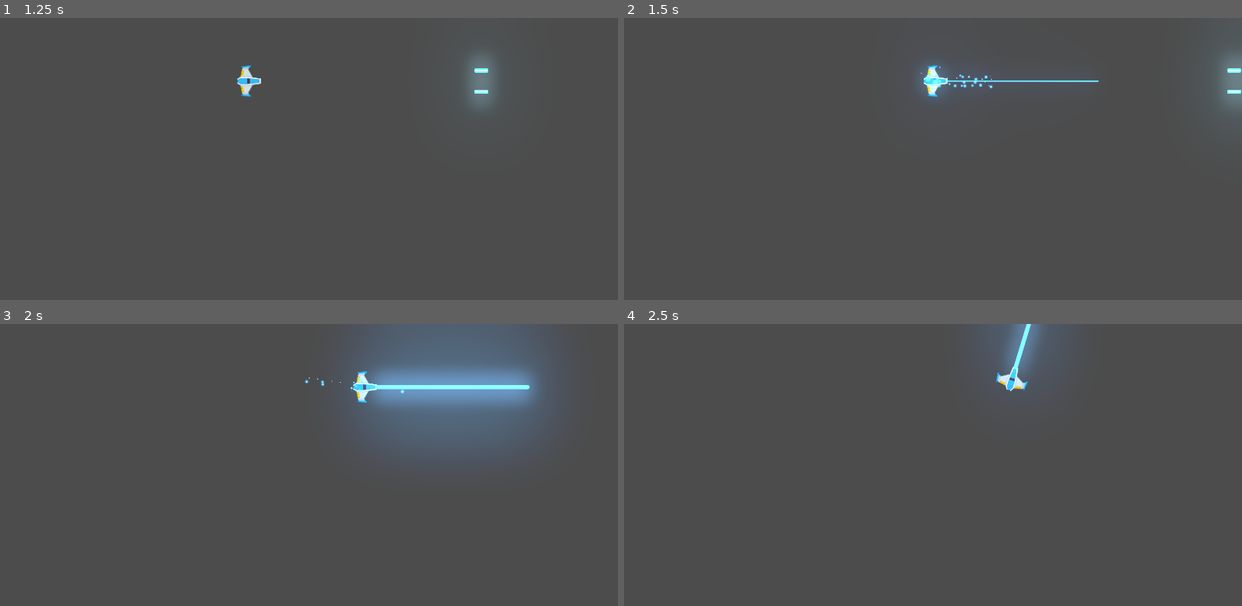
Above: before the commit, frames 1-4 (two rows, left to right).
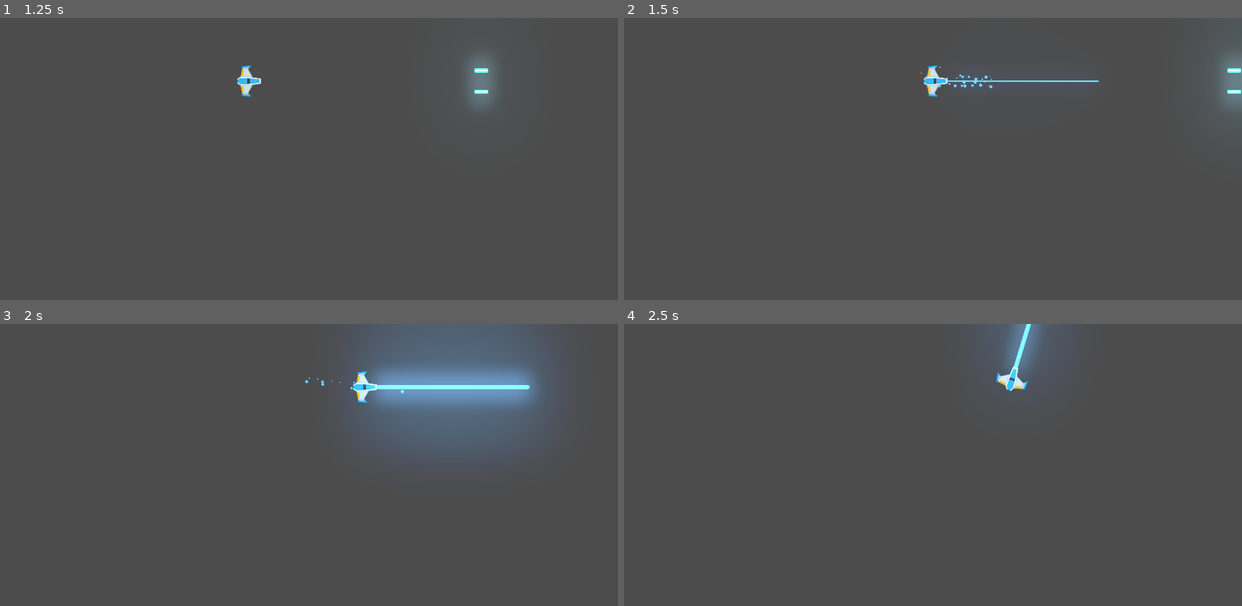
Above: after the commit, the same moments.

Repository: AlenSakeiro/Meteoritos-Juego
Game: Godot game, scene res://Juego/Niveles/NivelTest.tscn
The game is run twice, just before and just after one commit, with the same random seed, the same clock (stepped at 60 frames per second) and the same inputs.
Inputs (mouse positions are in pixels of both pictures, inside the frame that each line leads up to):
- Up to frame 1 (1.25 s): tap Enter at 0.5 s; move the mouse to (444, 173) at 0.52 s; hold W (mover_adelante) from 0.53 s (still down); click (444, 173) at 0.6 s
- Up to frame 2 (1.5 s): move the mouse to (809, 209) at 1.27 s; release W (mover_adelante) at 1.28 s; hold S (mover_atras) from 1.28 s (still down); right-click (809, 209) at 1.35 s
- Up to frame 3 (2 s): keep holding S (mover_atras)
- Up to frame 4 (2.5 s): move the mouse to (994, 422) at 2.02 s; release S (mover_atras) at 2.03 s; hold W (mover_adelante) from 2.03 s (still down); hold A (rotar_antihorario) from 2.03 s (still down)

Frame 1 is identical in both runs. In frame 2, 0.5% of the frame differs, in the area x 47-53%, y 15-29%; in frame 3, less than 0.1%; in frame 4, less than 0.1%.

Commit message:
Commit
 - Proyectil_Player
 - Proyectil_Enemigo

Diff:
--- a/Juego/Naves/Player/Player.tscn
+++ b/Juego/Naves/Player/Player.tscn
@@ -10,6 +10,8 @@
 radius = 37.054
 
 [node name="Player" type="RigidBody2D"]
+z_index = 50
+z_as_relative = false
 physics_material_override = ExtResource( 2 )
 angular_damp = 4.0
 script = ExtResource( 3 )
--- a/Juego/Proyectiles/Canion.tscn
+++ b/Juego/Proyectiles/Canion.tscn
@@ -1,7 +1,7 @@
 [gd_scene load_steps=4 format=2]
 
 [ext_resource path="res://Juego/Proyectiles/Canion.gd" type="Script" id=1]
-[ext_resource path="res://Juego/Proyectiles/Proyectil.tscn" type="PackedScene" id=2]
+[ext_resource path="res://Juego/Proyectiles/ProyectilPlayer.tscn" type="PackedScene" id=2]
 [ext_resource path="res://Juego/Audio/audio_disparo.ogg" type="AudioStream" id=3]
 
 [node name="Canion" type="Node2D"]
--- a/Juego/Proyectiles/Laser/LaserBeam2D.tscn
+++ b/Juego/Proyectiles/Laser/LaserBeam2D.tscn
@@ -61,6 +61,8 @@
 color_ramp = SubResource( 2 )
 
 [node name="LaserBeam2D" type="RayCast2D"]
+z_index = 41
+z_as_relative = false
 enabled = true
 cast_to = Vector2( 0, 0 )
 script = ExtResource( 1 )
--- a/Juego/Proyectiles/Proyectil.tscn
+++ b/Juego/Proyectiles/Proyectil.tscn
@@ -1,13 +1,10 @@
-[gd_scene load_steps=4 format=2]
+[gd_scene load_steps=3 format=2]
 
 [ext_resource path="res://Juego/Proyectiles/proyectil_player.png" type="Texture" id=1]
 [ext_resource path="res://Juego/Proyectiles/Proyectil.gd" type="Script" id=2]
 
-[sub_resource type="CapsuleShape2D" id=1]
-radius = 7.0
-height = 28.0
-
 [node name="Proyectil" type="Area2D"]
+z_as_relative = false
 script = ExtResource( 2 )
 
 [node name="Sprite" type="Sprite" parent="."]
@@ -18,7 +15,6 @@
 
 [node name="CollisionShape2D" type="CollisionShape2D" parent="."]
 rotation = 1.5708
-shape = SubResource( 1 )
 
 [node name="VisibilityNotifier2D" type="VisibilityNotifier2D" parent="."]
 modulate = Color( 1, 0.0352941, 0.0352941, 1 )
--- /dev/null
+++ b/Juego/Proyectiles/ProyectilEnemigo.tscn
@@ -0,0 +1,24 @@
+[gd_scene load_steps=4 format=2]
+
+[ext_resource path="res://Juego/Proyectiles/Proyectil.tscn" type="PackedScene" id=1]
+[ext_resource path="res://Juego/Proyectiles/proyectil_enemigo.png" type="Texture" id=2]
+
+[sub_resource type="CapsuleShape2D" id=1]
+radius = 5.99995
+height = 26.0001
+
+[node name="ProyectilEnemigo" instance=ExtResource( 1 )]
+z_index = 39
+collision_layer = 16
+collision_mask = 5
+
+[node name="Sprite" parent="." index="0"]
+modulate = Color( 2, 0, 0, 1 )
+scale = Vector2( 1, 1 )
+texture = ExtResource( 2 )
+
+[node name="CollisionShape2D" parent="." index="1"]
+shape = SubResource( 1 )
+
+[node name="VisibilityNotifier2D" parent="." index="2"]
+scale = Vector2( 1.5, 0.4 )
--- /dev/null
+++ b/Juego/Proyectiles/ProyectilPlayer.tscn
@@ -0,0 +1,18 @@
+[gd_scene load_steps=3 format=2]
+
+[ext_resource path="res://Juego/Proyectiles/Proyectil.tscn" type="PackedScene" id=1]
+
+[sub_resource type="CapsuleShape2D" id=1]
+radius = 6.99993
+height = 36.0001
+
+[node name="ProyectilPlayer" instance=ExtResource( 1 )]
+z_index = 40
+collision_layer = 8
+collision_mask = 6
+
+[node name="CollisionShape2D" parent="." index="1"]
+shape = SubResource( 1 )
+
+[node name="VisibilityNotifier2D" parent="." index="2"]
+scale = Vector2( 1.9, 0.4 )
Binary file added: Juego/Proyectiles/proyectil_enemigo.png
Not shown, added: Juego/Proyectiles/proyectil_enemigo.png.import
